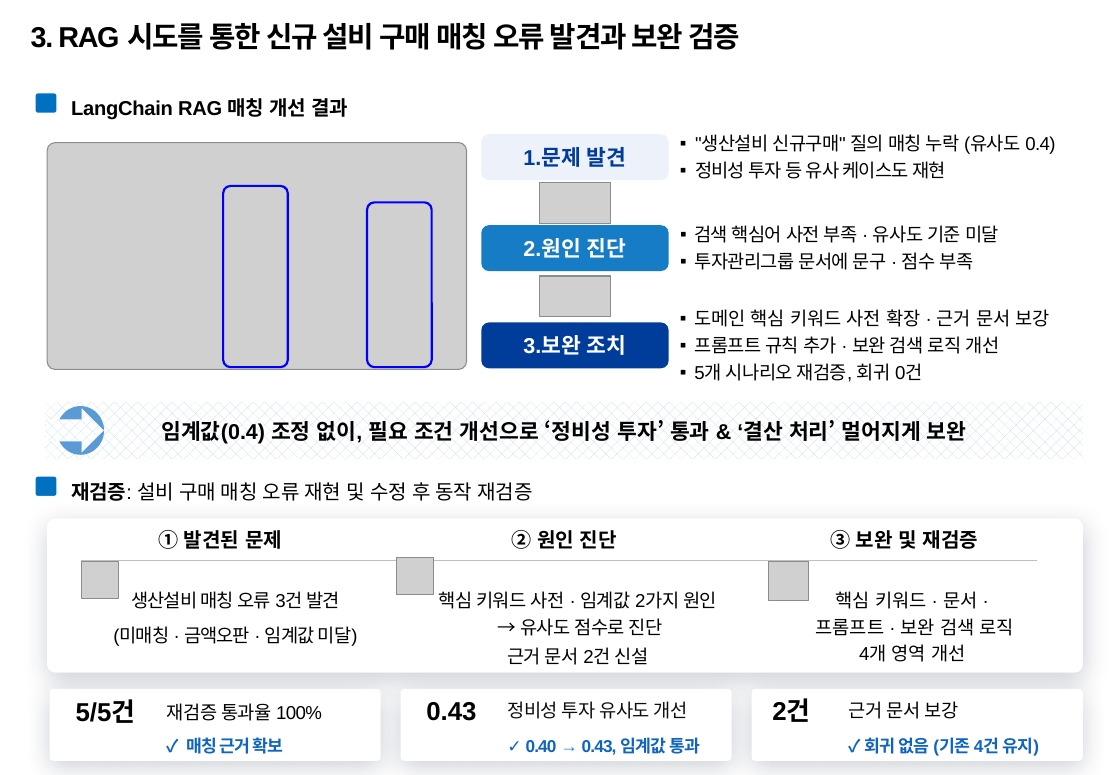
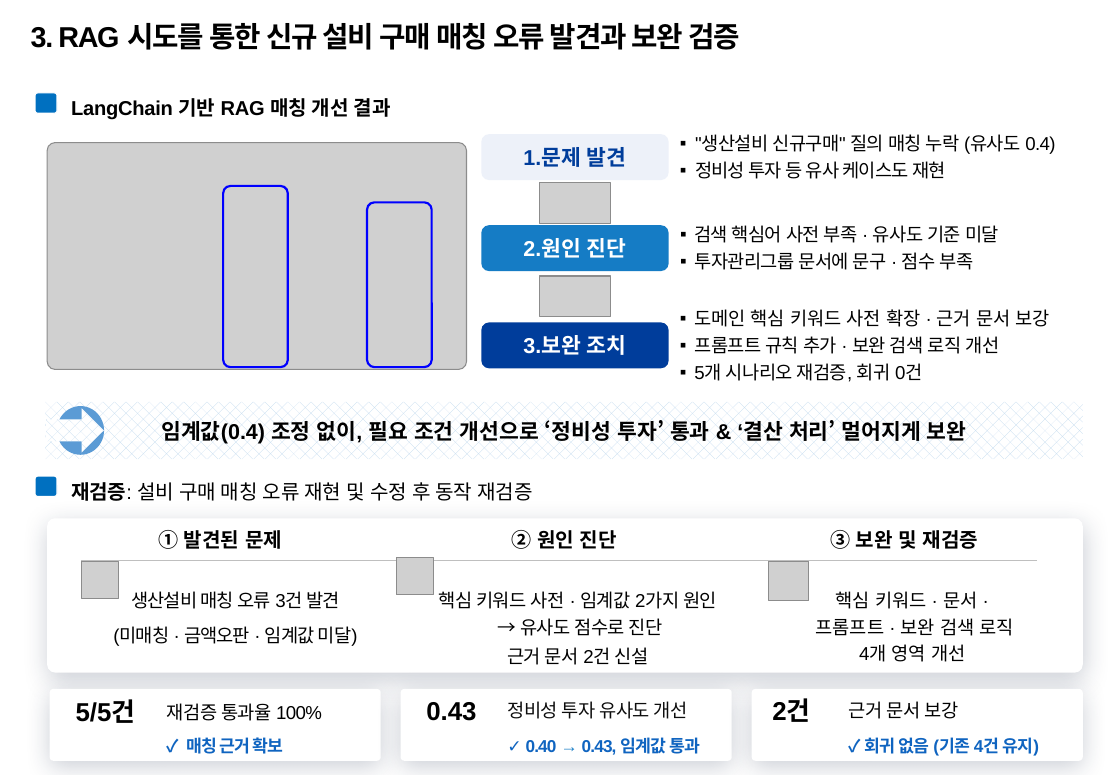
Before and after one commit to temmi81-hue/department-ragas, a slide deck: slide 4 of presentation/submission/26년 포스코퓨처엠 AI활용전문가 과정_사무계_송다혜.pptx. Drawn at 1120x775 pixels with LibreOffice and Linux fonts; fonts in the diff are those of the drawing; grey boxes stand for pictures; background and template pictures are left out. Boxes give left, top, right and bottom in pixels: in the first picture for what was removed or moved away, otherwise in the second. Text is boxed around its words. In the diff, an @@ line names an element or a change of style, - is before the commit and + after.

```diff
--- a/presentation/submission/26년 포스코퓨처엠 AI활용전문가 과정_사무계_송다혜.pptx
+++ b/presentation/submission/26년 포스코퓨처엠 AI활용전문가 과정_사무계_송다혜.pptx
@@ text at <box>71,98,391,119</box>: text changed @@
-LangChain RAG 매칭 개선 결과
+LangChain 기반 RAG 매칭 개선 결과
```
